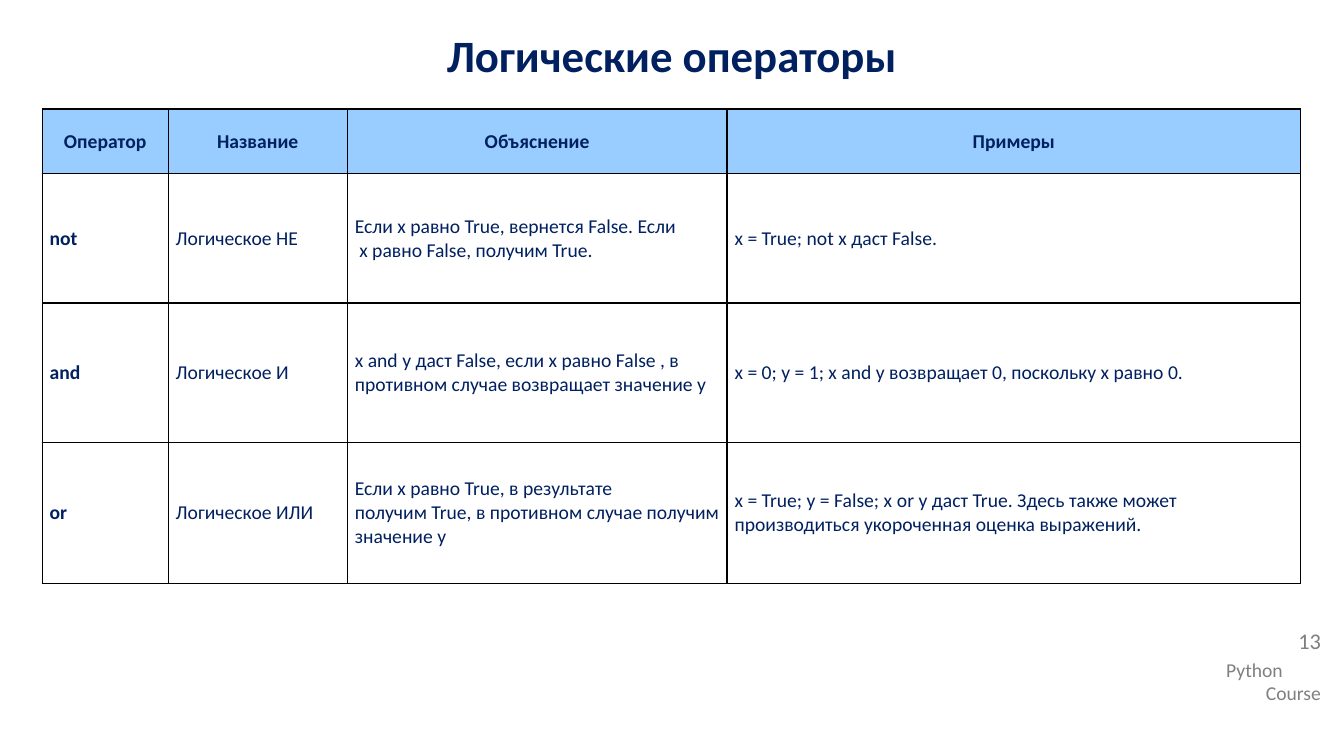
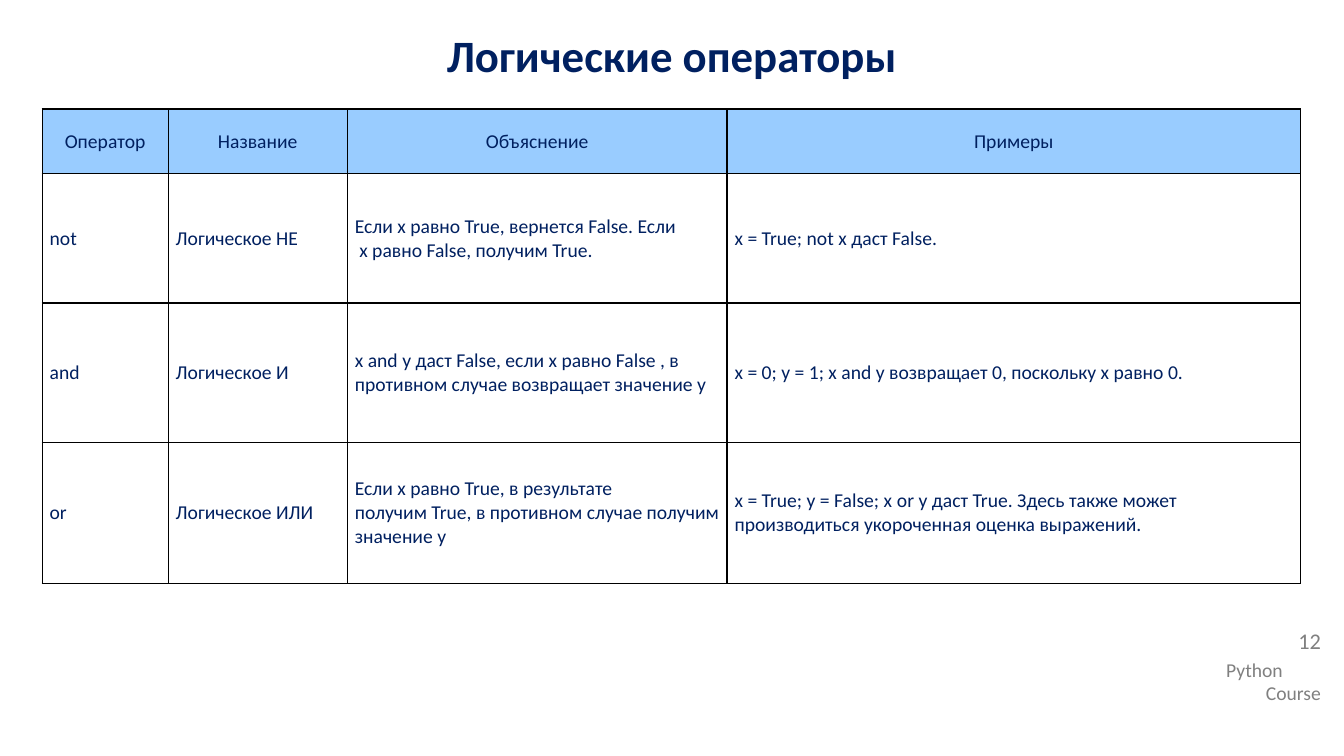
Before and after one commit to IlyaOrlov/PythonCourse2.0_September23, a slide deck: slide 12 of Lectures/py_lec_3.pptx (slide 13 before the commit). Drawn at 1344x756 pixels with LibreOffice and Linux fonts; fonts in the diff are those of the drawing; background and template pictures are left out. Boxes give left, top, right and bottom in pixels: in the first picture for what was removed or moved away, otherwise in the second. Text is boxed around its words. In the diff, an @@ line names an element or a change of style, - is before the commit and + after.

```diff
--- a/Lectures/py_lec_3.pptx
+++ b/Lectures/py_lec_3.pptx
@@ table at (42, 109, 1302, 584) @@
@@ bold off in "Оператор", "Название", "Объяснение", "Примеры" and 3 more places @@
@@ page number at (1298, 634, 1321, 649): text changed @@
-13
+12
```
Also in this commit, not shown: 4 other slides changed, 2 other files.
